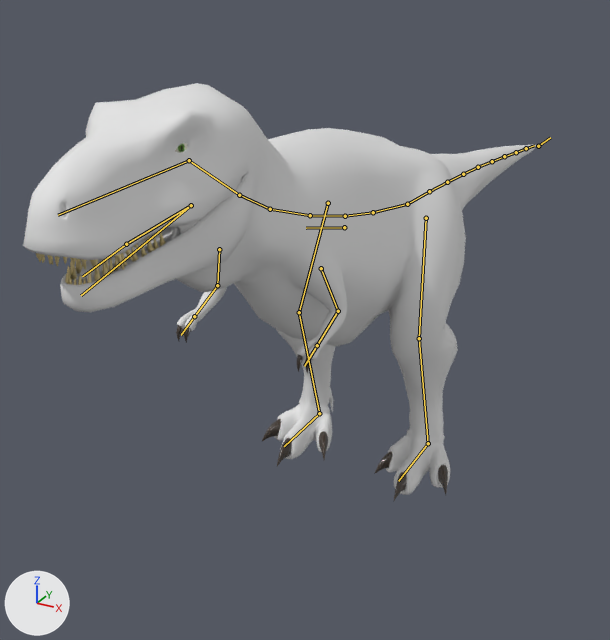
One commit to the Blender file Assets/Recursos/Personagens/tiranosauro rex/tiranosauro rex.blend: the scene before it, then after it.
Before and after are seen from a camera (50 mm lens) standing at (55.3, -117.7, 86.5) and looking at (-10.6, 2.2, 26.6). Lighting does not change. The marker at lower left points along +X, +Y and +Z. Both versions are drawn at frame 47 of the action 'Idle2'; the numbers are the values there. The bones that bend it are drawn over the model as lines.

The first picture shows 'BocaBaixo', 'Dentes', 'Labio', 'Lingua', 'Olhos', 'Pele', 'Unhas'.
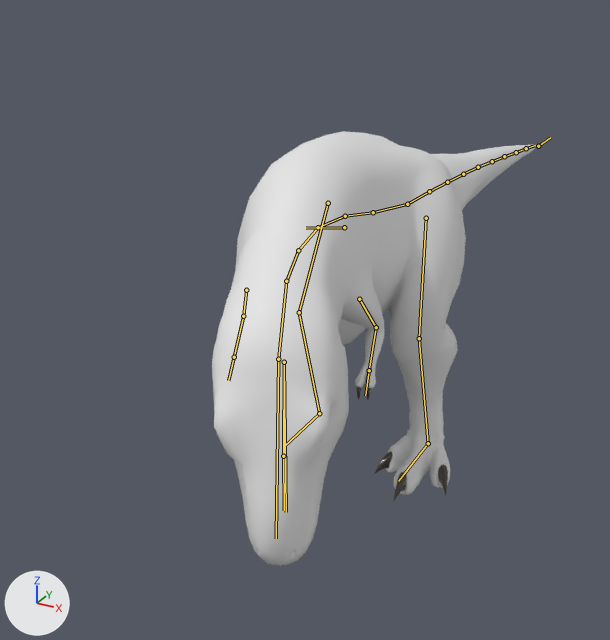
The change, as JSON lines over the scene's bpy script:
```json
{"block": "bone_coluna2", "where": "bone_coluna2 = bpy.data.objects['ArmatureColuna'].pose.bones['Coluna2']  # child of 'Coluna1'"}
{"op": "set", "path": "bone_coluna2.rotation_euler", "old": "(0.0, 0.0, 0.0)", "new": "(0.14, 0.0175, -0.122)", "note": "degrees (0, 0, 0) -> degrees (8, 1, -7)"}
{"block": "bone_coluna3", "where": "bone_coluna3 = bpy.data.objects['ArmatureColuna'].pose.bones['Coluna3']  # child of 'Coluna2'"}
{"op": "set", "path": "bone_coluna3.rotation_euler", "old": "(0.0, 0.0, 0.0)", "new": "(0.157, 0.0175, -0.14)", "note": "degrees (0, 0, 0) -> degrees (9, 1, -8)"}
{"block": "bone_coluna4", "where": "bone_coluna4 = bpy.data.objects['ArmatureColuna'].pose.bones['Coluna4']  # child of 'Coluna3'"}
{"op": "set", "path": "bone_coluna4.rotation_euler", "old": "(0.0, 0.0, 0.0)", "new": "(0.332, 0.0, -0.0524)", "note": "degrees (0, 0, 0) -> degrees (19, 0, -3)"}
{"block": "bone_pescoco", "where": "bone_pescoco = bpy.data.objects['ArmatureColuna'].pose.bones['Pescoco']  # child of 'Coluna4'"}
{"op": "set", "path": "bone_pescoco.rotation_euler", "old": "(0.0, 0.0, 0.0)", "new": "(0.454, -0.0349, -0.0873)", "note": "degrees (0, 0, 0) -> degrees (26, -2, -5)"}
```

Boxes [x1, y1, x2, y2] around the edits, measured in the pictures (610 x 640 px):
```json
{"object": "Pele", "change": "posed", "before": [23, 83, 538, 495], "after": [212, 131, 538, 566], "on screen": "37% narrower"}
{"object": "Unhas", "change": "posed", "before": [176, 325, 448, 501], "after": [356, 387, 448, 501]}
{"object": "Dentes", "change": "posed", "before": [36, 231, 166, 285], "on screen": "not visible afterwards"}
{"object": "Lingua", "change": "posed", "before": [80, 227, 174, 282], "on screen": "not visible afterwards"}
{"object": "Labio", "change": "posed", "before": [170, 177, 242, 240], "on screen": "not visible afterwards"}
{"object": "BocaBaixo", "change": "posed", "before": [72, 237, 171, 285], "on screen": "not visible afterwards"}
{"object": "Olhos", "change": "posed", "before": [175, 143, 187, 153], "on screen": "not visible afterwards"}
{"bone": "Coluna2", "before": "(345, 216) to (310, 215)", "after": "(345, 216) to (318, 227)"}
{"bone": "Coluna3", "before": "(310, 215) to (270, 209)", "after": "(318, 227) to (298, 250)"}
{"bone": "Coluna4", "before": "(270, 209) to (239, 195)", "after": "(298, 250) to (286, 281)"}
{"bone": "Pescoco", "before": "(239, 195) to (189, 160)", "after": "(286, 281) to (278, 359)"}
```
